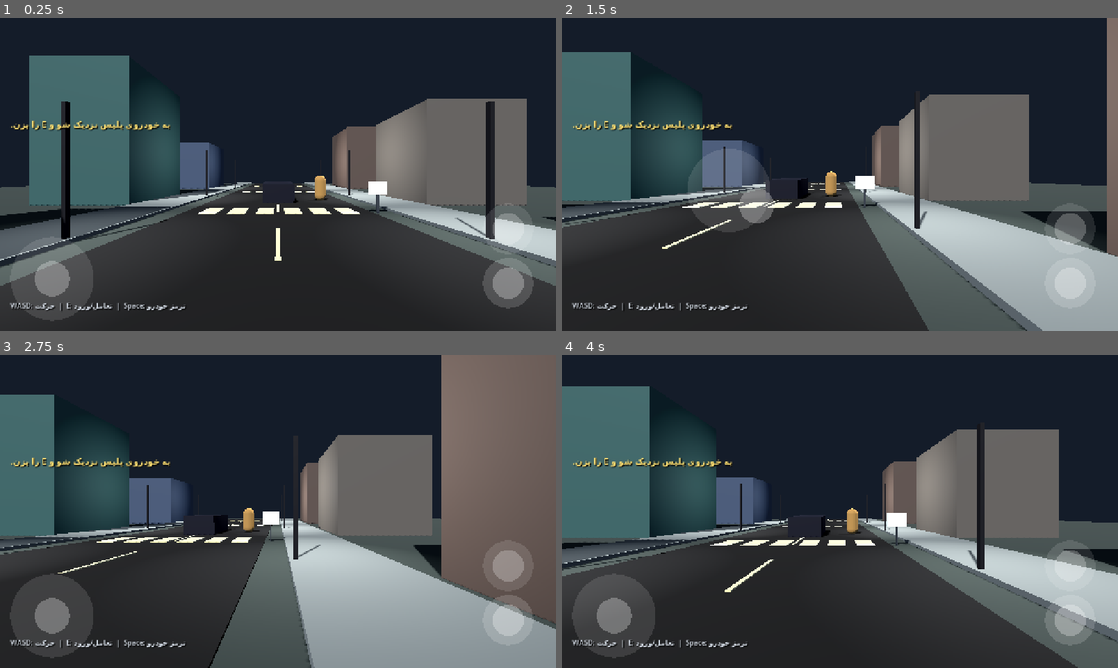
Above: before the commit, frames 1-4 (two rows, left to right).
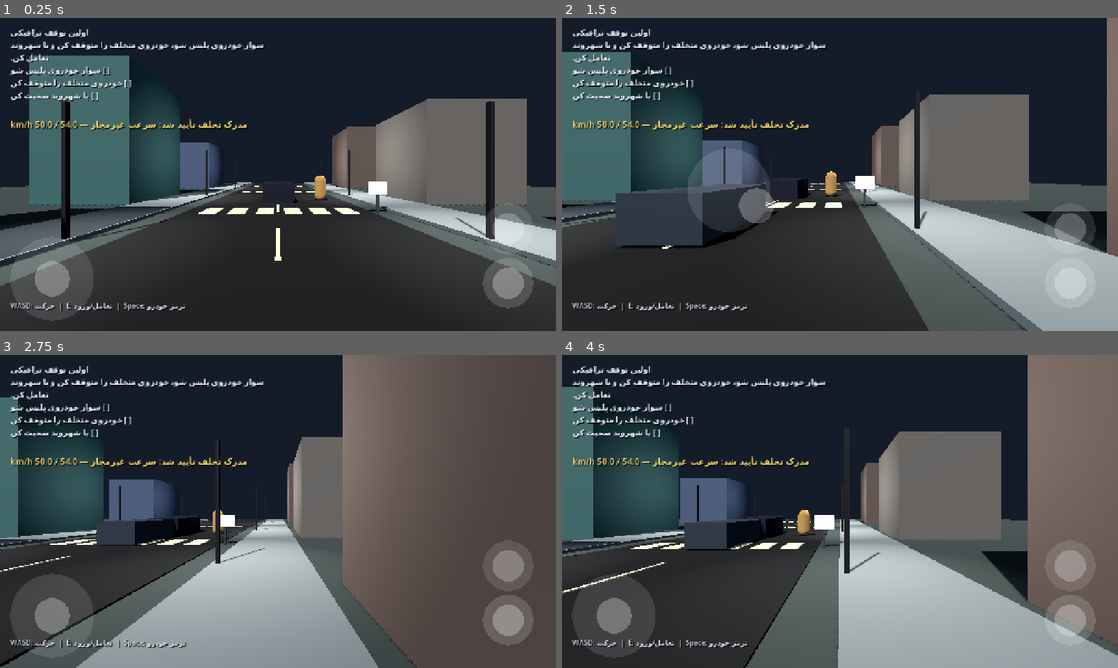
Above: after the commit, the same moments.

Repository: thedeverfankhajo-bot/PoliceSimulator3D
Game: Godot game, scene res://scenes/main/main.tscn
The game is run twice, just before and just after one commit, with the same random seed, the same clock (stepped at 60 frames per second) and the same inputs.
Inputs (mouse positions are in pixels of both pictures, inside the frame that each line leads up to):
- Up to frame 1 (0.25 s): no input
- Up to frame 2 (1.5 s): tap Enter at 0.5 s; move the mouse to (962, 158) at 0.52 s; hold D (move_right) 0.53-1.25 s; tap E (interact) at 0.6 s; click (962, 158) at 0.67 s; drag from (728, 190) to (812, 237) at 1.27 s
- Up to frame 3 (2.75 s): move the mouse to (333, 442) at 2.02 s; hold D (move_right) from 2.03 s (still down); tap E (interact) at 2.1 s
- Up to frame 4 (4 s): release D (move_right) at 2.75 s; drag from (812, 574) to (673, 464) at 2.77 s; move the mouse to (1006, 558) at 3.52 s; hold A (move_left) from 3.53 s (still down); tap E (interact) at 3.6 s

The runs differ from the first frame. In frame 1, 2.2% of the frame differs, in the area x 1-48%, y 3-36%; in frame 2, 5.3%; in frame 3, 54%, in the area x 0-100%, y 0-100%; in frame 4, 49%.
Error before the commit: Parse Error: Static function "create_red_light_evidence()" not found in base "TrafficViolation". (res://scripts/vehicles/traffic_vehicle.gd:120)

Commit message:
Add structured red-light evidence

Diff:
--- a/scripts/violations/traffic_violation.gd
+++ b/scripts/violations/traffic_violation.gd
@@ -25,3 +25,12 @@
 	if observed_speed < 0.0 or speed_limit < 0.0 or excess_speed < 0.0:
 		return false
 	return is_equal_approx(excess_speed, maxf(0.0, observed_speed - speed_limit))
+
+
+static func create_red_light_evidence(light_id: String, stop_line_z: float) -> Dictionary:
+	return {
+		"id": "red_light",
+		"title": "عبور از چراغ قرمز",
+		"traffic_light_id": light_id,
+		"stop_line_z": stop_line_z
+	}
